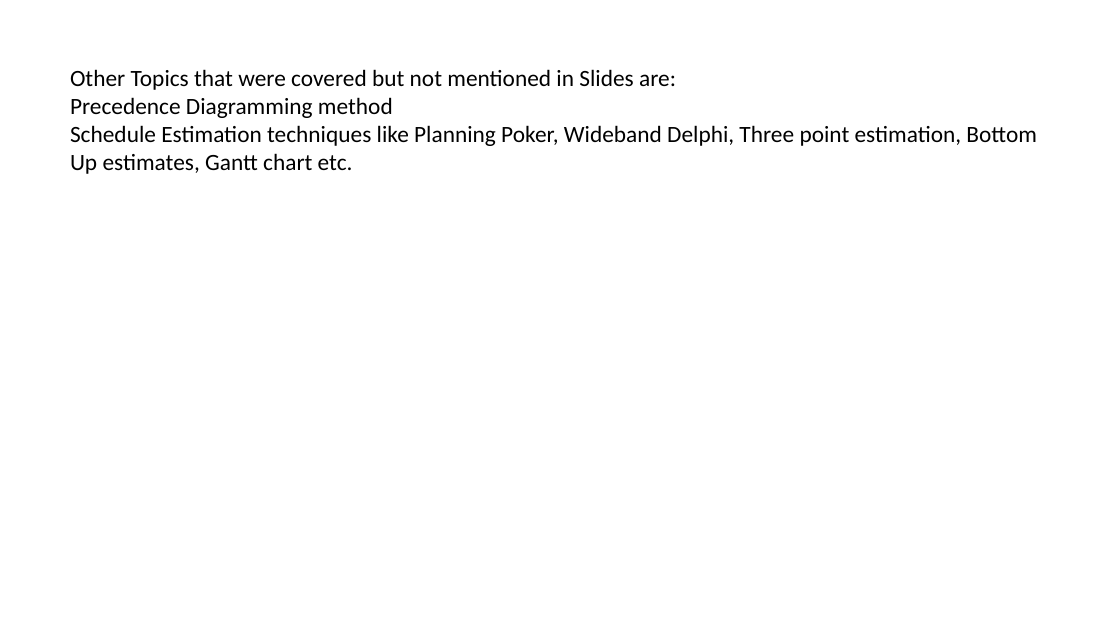
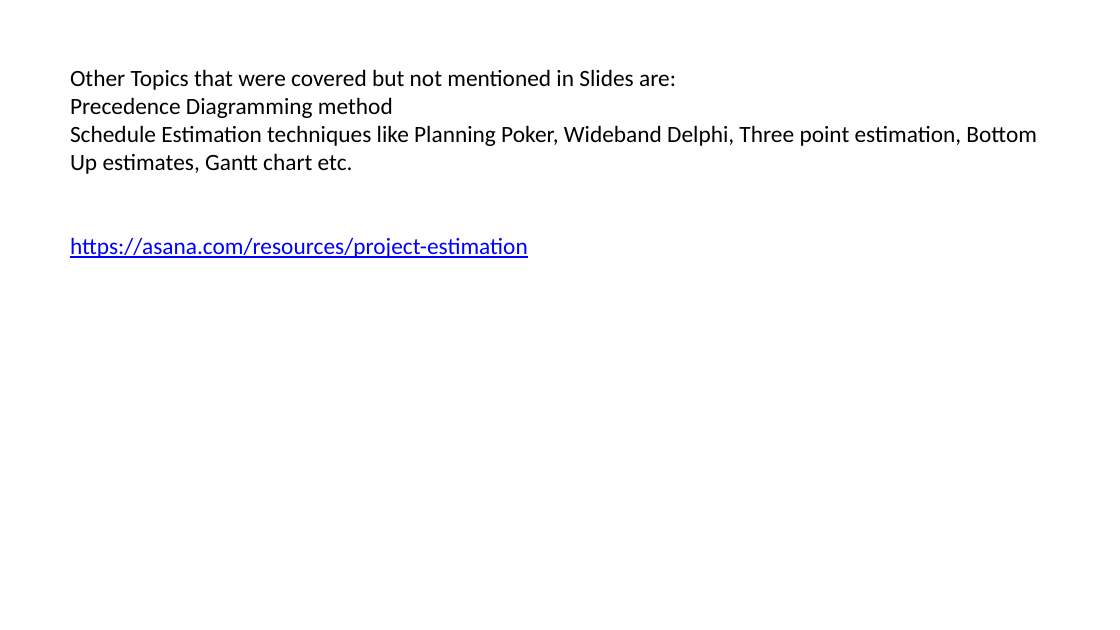
Before and after one commit to Syed007Hassan/Fast-Material-CS-SE, a slide deck: slide 22 of 7TH SEMESTER/Fundamentals Of Software & Project Management - Iqra Fahad/Lectures/FSPM_W5.pptx (slide 20 before the commit). Drawn at 1120x630 pixels with LibreOffice and Linux fonts; fonts in the diff are those of the drawing. Boxes give left, top, right and bottom in pixels: in the first picture for what was removed or moved away, otherwise in the second. Text is boxed around its words. In the diff, an @@ line names an element or a change of style, - is before the commit and + after.

```diff
--- a/7TH SEMESTER/Fundamentals Of Software & Project Management - Iqra Fahad/Lectures/FSPM_W5.pptx
+++ b/7TH SEMESTER/Fundamentals Of Software & Project Management - Iqra Fahad/Lectures/FSPM_W5.pptx
@@ subtitle at <box>70,237,528,258</box>: paragraph added @@
+https://asana.com/resources/project-estimation
```
Also in this commit, not shown: 11 slides added, 2 slides removed, 45 other files.
